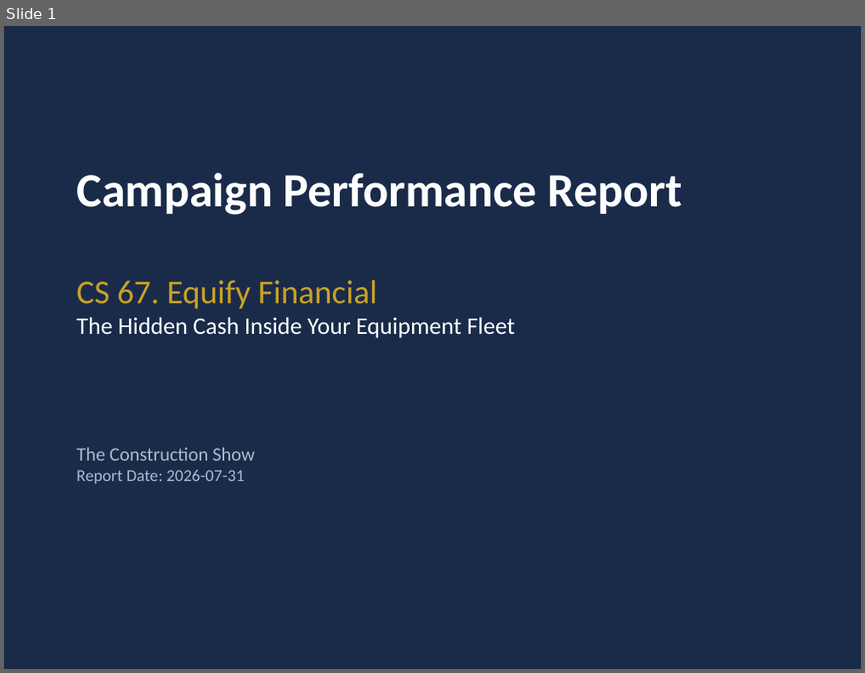
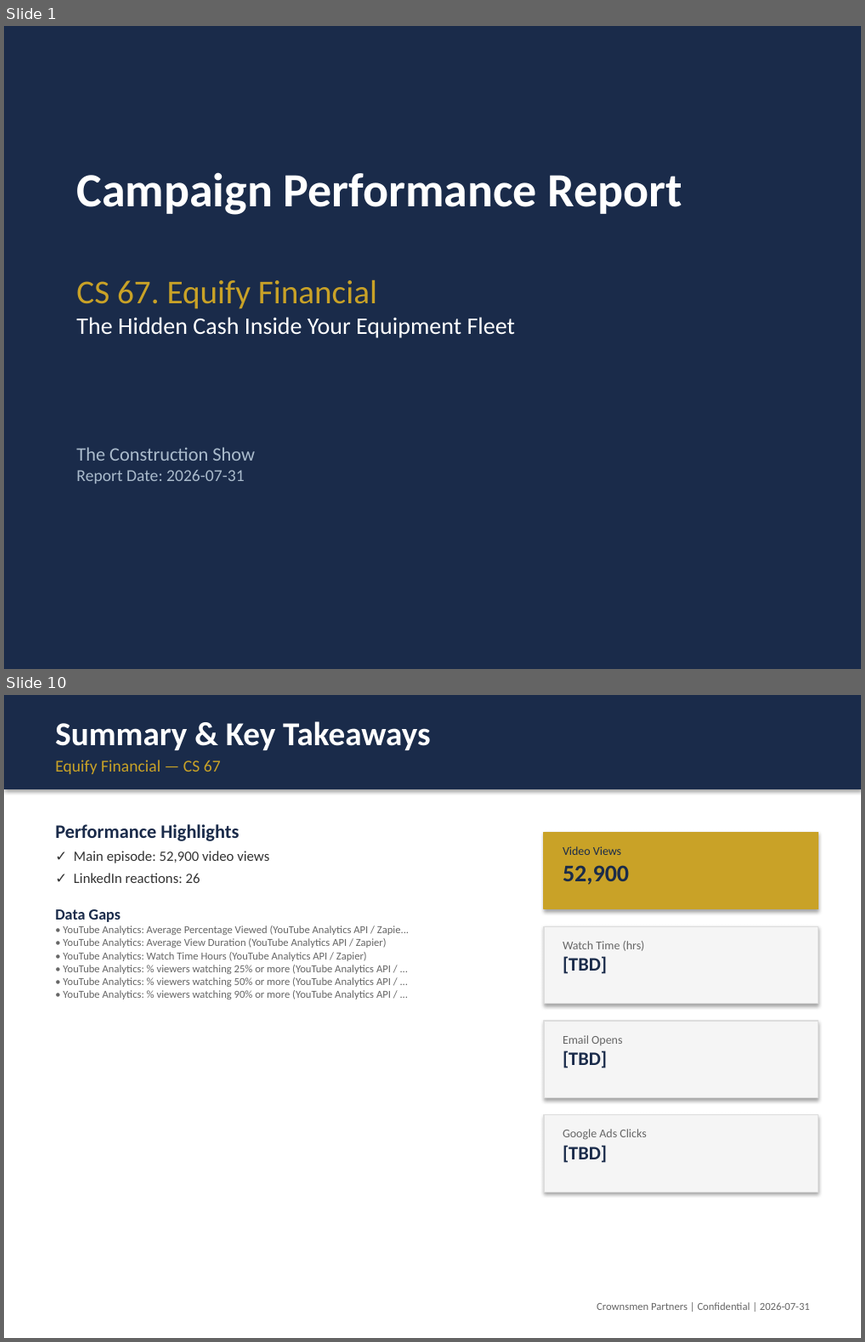
Before and after one commit to althea-ops/reports, a slide deck: output/Crownsmen_Partners_Campaign_Performance_Report__CS_67_-_Equify_Financial.pptx. Shown one above the other, each under a label of ours: slide 1 before the commit, slides 1 and 10 after it; the slides between them are not shown. The pictures are 865x673 and 865x1342 pixels, drawn with LibreOffice and Linux fonts; fonts in the diff are those of the drawing. Boxes give left, top, right and bottom in pixels: in the first picture for what was removed or moved away, otherwise in the second. Text is boxed around its words. In the diff, an @@ line names an element or a change of style, - is before the commit and + after.

```diff
--- a/output/Crownsmen_Partners_Campaign_Performance_Report__CS_67_-_Equify_Financial.pptx
+++ b/output/Crownsmen_Partners_Campaign_Performance_Report__CS_67_-_Equify_Financial.pptx
@@ slide 10 added at [4, 695, 861, 1338], background #FFFFFF @@
@@ rectangle added at [4, 695, 861, 789], fill #1A2B4A @@
@@ text added at [55, 721, 430, 750], 28 pt, text #FFFFFF, bold @@
+Summary & Key Takeaways
@@ text added at [55, 760, 221, 774], 14 pt, text #C9A227 @@
+Equify Financial — CS 67
@@ text added at [55, 824, 409, 999], 9 pt, text #666666 @@
+Performance Highlights
+✓ Main episode: 52,900 video views
+✓ LinkedIn reactions: 26
+Data Gaps
+• YouTube Analytics: Average Percentage Viewed (YouTube Analytics API / Zapie...
+• YouTube Analytics: Average View Duration (YouTube Analytics API / Zapier)
+• YouTube Analytics: Watch Time Hours (YouTube Analytics API / Zapier)
+• YouTube Analytics: % viewers watching 25% or more (YouTube Analytics API / ...
+• YouTube Analytics: % viewers watching 50% or more (YouTube Analytics API / ...
+• YouTube Analytics: % viewers watching 90% or more (YouTube Analytics API / ...
@@ rectangle added at [544, 832, 818, 909], fill #C9A227, outline #C9A227 0.75 pt @@
@@ text added at [562, 846, 629, 885], 10 pt, text #1A2B4A @@
+Video Views
+52,900
@@ rectangle added at [544, 926, 818, 1004], fill #F5F5F5, outline #DDDDDD 0.75 pt @@
@@ text added at [562, 941, 645, 974], 10 pt, text #666666 @@
+Watch Time (hrs)
+[TBD]
@@ rectangle added at [544, 1021, 818, 1098], fill #F5F5F5, outline #DDDDDD 0.75 pt @@
@@ text added at [562, 1035, 622, 1068], 10 pt, text #666666 @@
+Email Opens
+[TBD]
@@ rectangle added at [544, 1115, 818, 1192], fill #F5F5F5, outline #DDDDDD 0.75 pt @@
@@ text added at [562, 1129, 646, 1163], 10 pt, text #666666 @@
+Google Ads Clicks
+[TBD]
@@ text added at [596, 1302, 810, 1310], 9 pt, text #666666 @@
+Crownsmen Partners | Confidential | 2026-07-31
```
Also in this commit, not shown: 6 slides changed, 2 other slides added, 3 slides removed, 9 other files.
